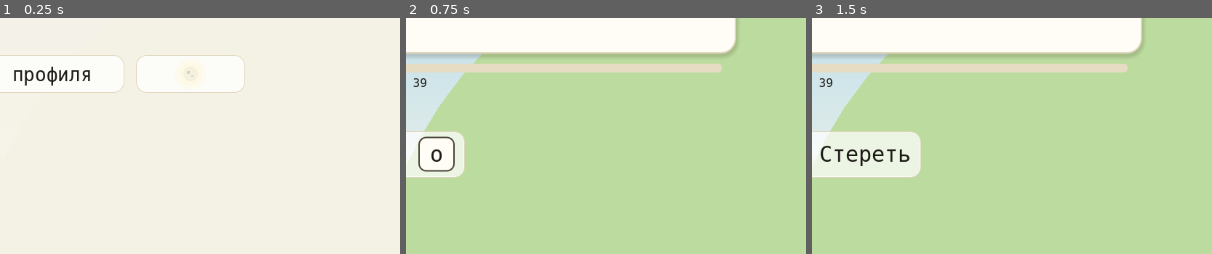
Above: before the commit, frames 1-3 (left to right).
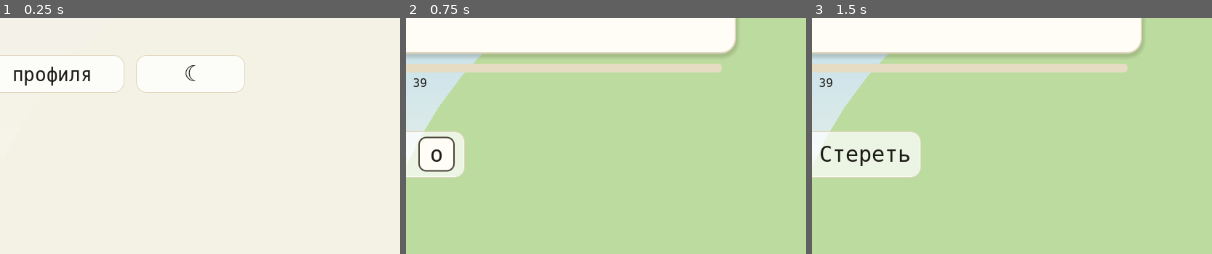
Above: after the commit, the same moments.

Repository: NikitaShubin/ModernBabyType
Game: Godot game, scene res://scenes/main.tscn
The game is run twice, just before and just after one commit, with the same random seed, the same clock (stepped at 60 frames per second) and the same inputs.
Inputs (mouse positions are % of the whole screen's width and height, from its top left):
- Up to frame 1 (0.25 s): no input
- Up to frame 2 (0.75 s): tap Enter at 0.5, 0.6 s; move the mouse to (72, 45) at 0.52 s; hold Right from 0.53 s (still down); click (72, 45) at 0.67 s
- Up to frame 3 (1.5 s): tap Space at 0.77, 1.07 s; move the mouse to (30, 55) at 1.27 s; release Right at 1.28 s; hold Down from 1.28 s (still down); tap Keypad Enter at 1.35 s
The pictures show only the part of the screen within x 50-100%, y 50-100%; the shares and areas given below are measured in that part.

The runs differ from the first frame. In frame 1, 0.2% of the frame differs, in the area x 45-50%, y 19-27%; in frame 2, nothing differs; in frame 3, nothing differs.

Commit message:
Правки автора 4: заливка галки видна ночью, кнопка день/ночь символом ☀/☾

Diff:
--- a/game/scripts/menu.gd
+++ b/game/scripts/menu.gd
@@ -708,7 +708,7 @@
 		row_idle_sb.bg_color = Color(0.10, 0.12, 0.20, 0.60)
 		box_sb.bg_color = Color("#232c44")
 		box_sb.border_color = Color("#8b93a8")
-		selbox_sb.bg_color = Color("#3d5a8f")
+		selbox_sb.bg_color = Color("#8ab4e0")
 		selbox_sb.border_color = Color("#8b93a8")
 		hint_sb.bg_color = Color(0.10, 0.12, 0.20, 0.80)
 		hint_sb.border_color = Color("#3a4a6b")
@@ -800,28 +800,17 @@
 	_text(label, Vector2(r.get_center().x - w * 0.5, r.position.y + 36.0 * k), 26, _ink())
 
 
-## Кнопка день/ночь: солнце (круг + лучи) или светящийся месяц.
-## Иконка показывает, ВО ЧТО переключит: днём — месяц, ночью — солнце.
+## Кнопка день/ночь: стандартный символ из шрифта (☀/☾), а не
+## рисованная картинка. Иконка показывает, ВО ЧТО переключит:
+## днём — месяц, ночью — солнце.
 func _draw_daynight(r: Rect2) -> void:
 	draw_style_box(hint_sb, r)
 	var c := r.get_center()
-	if night:
-		var sr := 13.0 * k
-		draw_line(c + Vector2(-sr, 0), c + Vector2(sr, 0), _ink(), 3.0 * k)
-		draw_line(c + Vector2(0, -sr), c + Vector2(0, sr), _ink(), 3.0 * k)
-		var d := Vector2(sr * 0.7, sr * 0.7)
-		draw_line(c - d, c + d, _ink(), 3.0 * k)
-		draw_line(c + Vector2(-d.x, d.y), c + Vector2(d.x, -d.y), _ink(), 3.0 * k)
-		draw_circle(c, 7.0 * k, Color("#e8a13a"))
-	else:
-		# Светящийся месяц: бледный диск с тёплым ореолом и кратерами.
-		# Виден и на светлой, и на тёмной пилюле — не «чёрная дыра».
-		var mr := 10.0 * k
-		draw_circle(c, mr * 2.1, Color(1.0, 0.95, 0.75, 0.18))
-		draw_circle(c, mr * 1.5, Color(1.0, 0.96, 0.80, 0.25))
-		draw_circle(c, mr, Color("#f4f1de"))
-		draw_circle(c + Vector2(-mr * 0.3, -mr * 0.2), mr * 0.22, Color("#d9d4bd"))
-		draw_circle(c + Vector2(mr * 0.25, mr * 0.3), mr * 0.15, Color("#d9d4bd"))
+	var fs := int(30.0 * k)
+	# Ночью кнопка предлагает день (солнце), днём — ночь (месяц).
+	var glyph := "☀" if night else "☾"
+	var gw := _text_size(glyph, fs).x
+	_text(glyph, Vector2(c.x - gw * 0.5, c.y + float(fs) * 0.36), fs, _ink())
 
 
 func _draw() -> void:
@@ -904,30 +893,34 @@
 				yo_box = selbox_sb
 		var pcx := (cols[3] + cols[4]) * 0.5
 		draw_style_box(pro_box, Rect2(pcx - 16.0 * k, row_y - 32.0 * k, 32.0 * k, 32.0 * k))
+		# Галка на залитом боксе — тёмная всегда (заливка светлая
+		# в обеих темах), на обычном — от темы.
+		var pro_chk := INK if pro_box == selbox_sb else chk_col
 		if bool(S.load_profile(users[i]).get("all_keys", false)):
 			draw_line(
 				Vector2(pcx - 10.0 * k, row_y - 12.0 * k),
 				Vector2(pcx, row_y - 2.0 * k),
-				chk_col, 4.0 * k
+				pro_chk, 4.0 * k
 			)
 			draw_line(
 				Vector2(pcx, row_y - 2.0 * k),
 				Vector2(pcx + 16.0 * k, row_y - 26.0 * k),
-				chk_col, 4.0 * k
+				pro_chk, 4.0 * k
 			)
 		# Галочка «Ё» по центру своей колонки: тот же бокс, тот же цвет.
 		var ycx := (cols[4] + cols[5]) * 0.5
 		draw_style_box(yo_box, Rect2(ycx - 16.0 * k, row_y - 32.0 * k, 32.0 * k, 32.0 * k))
+		var yo_chk := INK if yo_box == selbox_sb else chk_col
 		if bool(S.load_profile(users[i]).get("yo_strict", true)):
 			draw_line(
 				Vector2(ycx - 10.0 * k, row_y - 12.0 * k),
 				Vector2(ycx, row_y - 2.0 * k),
-				chk_col, 4.0 * k
+				yo_chk, 4.0 * k
 			)
 			draw_line(
 				Vector2(ycx, row_y - 2.0 * k),
 				Vector2(ycx + 16.0 * k, row_y - 26.0 * k),
-				chk_col, 4.0 * k
+				yo_chk, 4.0 * k
 			)
 		# Крестик удаления по центру своей колонки.
 		var dcx := (cols[5] + cols[6]) * 0.5
@@ -944,27 +937,29 @@
 		var ychk_col := Color("#f2ede0") if night else INK
 		var pro_box0 := selbox_sb if sel_col == 0 else box_sb
 		draw_style_box(pro_box0, Rect2(60.0 * k, cy - 32.0 * k, 32.0 * k, 32.0 * k))
+		var pro_chk0 := INK if sel_col == 0 else ychk_col
 		if _check_on():
 			draw_line(
 				Vector2(66.0 * k, cy - 12.0 * k), Vector2(76.0 * k, cy - 2.0 * k),
-				ychk_col, 4.0 * k
+				pro_chk0, 4.0 * k
 			)
 			draw_line(
 				Vector2(76.0 * k, cy - 2.0 * k), Vector2(92.0 * k, cy - 26.0 * k),
-				ychk_col, 4.0 * k
+				pro_chk0, 4.0 * k
 			)
 		_text("Про", Vector2(104.0 * k, cy), FONT_ROW, _ink())
 		var yob := 210.0 * k
 		var yo_box0 := selbox_sb if sel_col == 1 else box_sb
 		draw_style_box(yo_box0, Rect2(yob, cy - 32.0 * k, 32.0 * k, 32.0 * k))
+		var yo_chk0 := INK if sel_col == 1 else ychk_col
 		if input_yo_strict:
 			draw_line(
 				Vector2(yob + 6.0 * k, cy - 12.0 * k), Vector2(yob + 16.0 * k, cy - 2.0 * k),
-				ychk_col, 4.0 * k
+				yo_chk0, 4.0 * k
 			)
 			draw_line(
 				Vector2(yob + 16.0 * k, cy - 2.0 * k), Vector2(yob + 32.0 * k, cy - 26.0 * k),
-				ychk_col, 4.0 * k
+				yo_chk0, 4.0 * k
 			)
 		_text("Ё", Vector2(yob + 44.0 * k, cy), FONT_ROW, _ink())
 	# Поле ввода нового имени. Рамка — только когда активно, а тыкается
